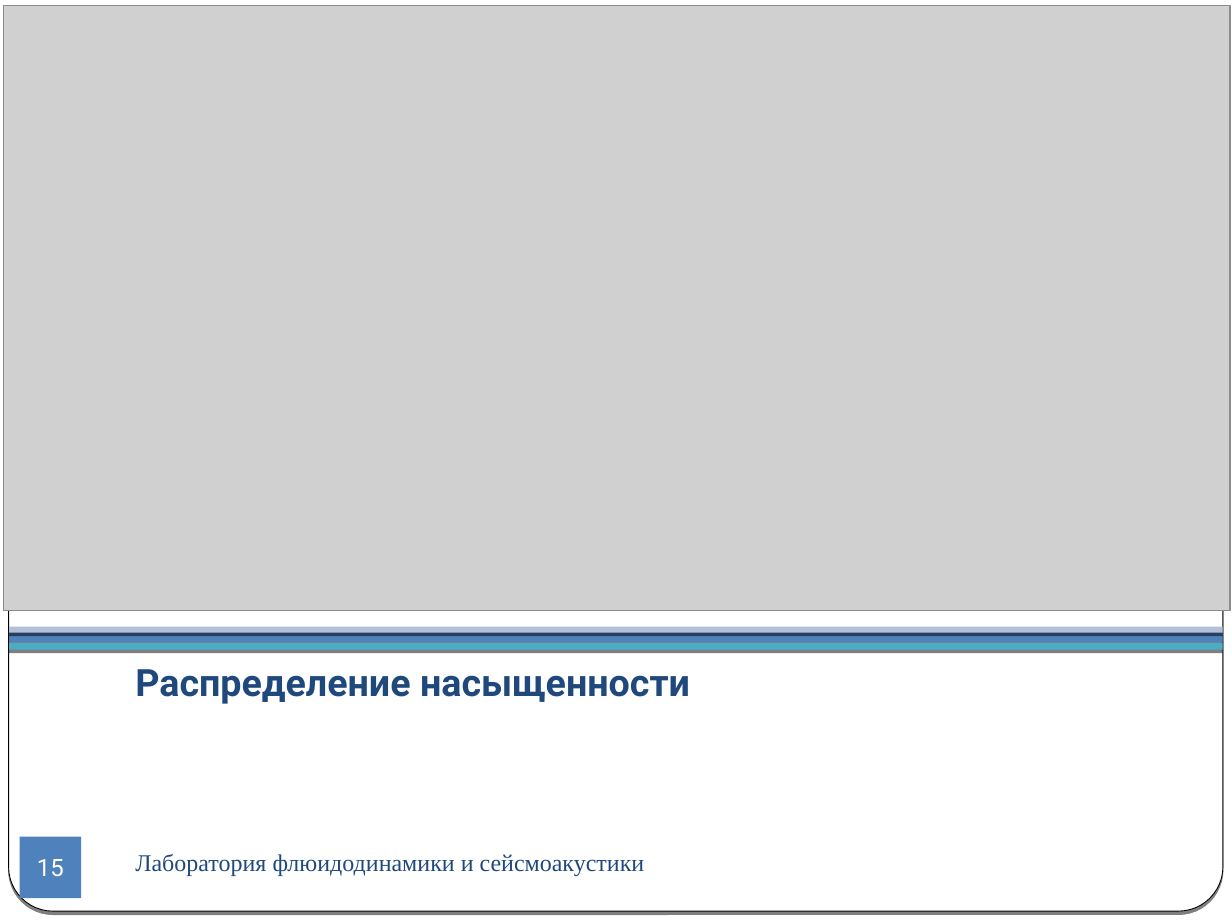
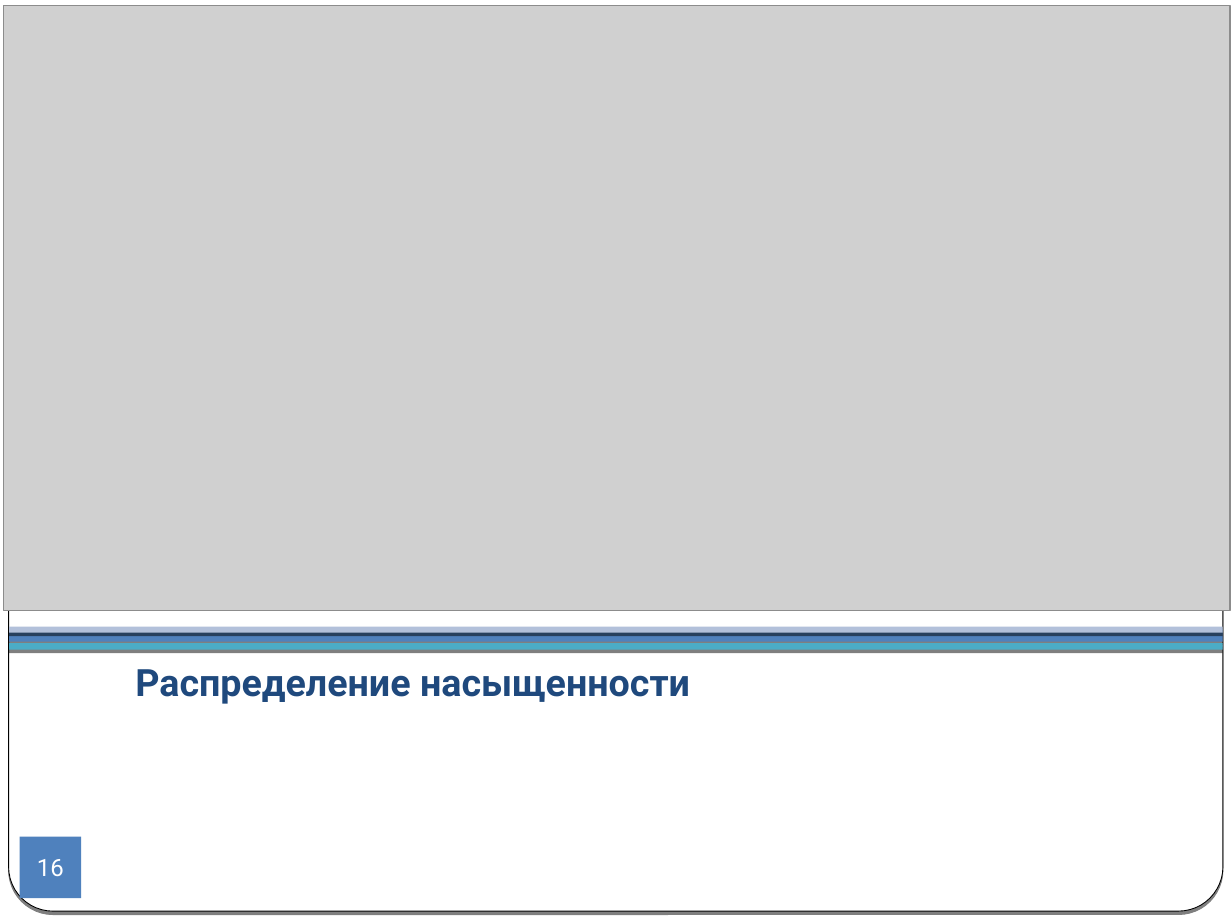
Before and after one commit to CompMathGroup/sagd, a slide deck: slide 16 of doc/Presentation.odp (slide 15 before the commit). Drawn at 1232x924 pixels with LibreOffice and Linux fonts; fonts in the diff are those of the drawing; grey boxes stand for pictures. Boxes give left, top, right and bottom in pixels: in the first picture for what was removed or moved away, otherwise in the second. Text is boxed around its words. In the diff, an @@ line names an element or a change of style, - is before the commit and + after.

```diff
--- a/doc/Presentation.odp
+++ b/doc/Presentation.odp
@@ page number at box(37, 859, 64, 876): text changed @@
-15
+16
@@ text removed at box(135, 854, 645, 876) @@
-Лаборатория флюидодинамики и сейсмоакустики
```
Also in this commit, not shown: 18 other slides changed, 10 slides added, 7 slides removed, 3 other files.
